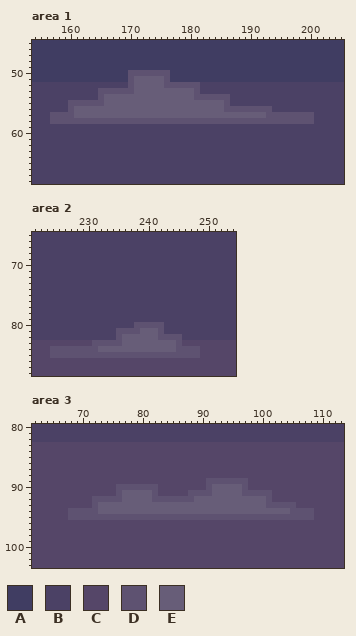
One commit to this pixel-art file: BillusBucket/Assets/Sources/rooftop.aseprite. The picture above is the old version.
320x180 pixels, 1 frame. Colours within 5 levels of each other are drawn and written as one. Shown: area 1: x 154..205, y 45..68; area 2: x 221..254, y 65..88; area 3: x 62..113, y 80..103. The commit also changed other parts of the picture, which this record leaves out.
Palette (. is transparent): A #403d62  B #4b4165  C #554668  D #5e5271  E #675d78
After:
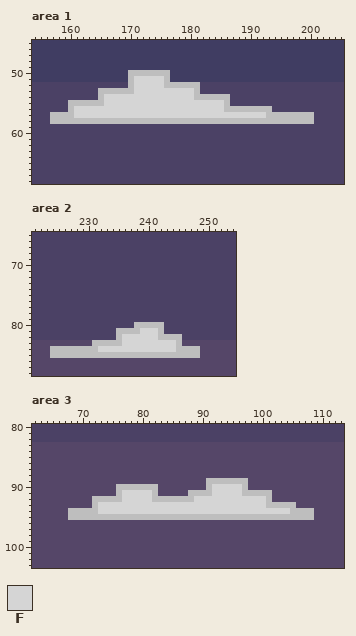
Colours new in this view: F #d5d5d5
From old to new:
{"colour":"D","old":"#5e5271","new":"#bebebe"}
{"where": "area 1, layer \"Sky\""}
{"y":51,"x":171,"old":"EEEEE","new":"FFFFF"}
{"y":52,"x":171,"old":"EEEEE","new":"FFFFF"}
{"y":53,"x":171,"old":"EEEEEEEEEE","new":"FFFFFFFFFF"}
{"y":54,"x":166,"old":"EEEEEEEEEEEEEEE","new":"FFFFFFFFFFFFFFF"}
{"y":55,"x":166,"old":"EEEEEEEEEEEEEEEEEEEE","new":"FFFFFFFFFFFFFFFFFFFF"}
{"y":56,"x":161,"old":"EEEEEEEEEEEEEEEEEEEEEEEEE","new":"FFFFFFFFFFFFFFFFFFFFFFFFF"}
{"y":57,"x":161,"old":"EEEEEEEEEEEEEEEEEEEEEEEEEEEEEEEE","new":"FFFFFFFFFFFFFFFFFFFFFFFFFFFFFFFF"}
{"where": "area 2, layer \"Sky\""}
{"y":81,"x":239,"old":"EEE","new":"FFF"}
{"y":82,"x":236,"old":"EEEEEE","new":"FFFFFF"}
{"y":83,"x":236,"old":"EEEEEEEEE","new":"FFFFFFFFF"}
{"y":84,"x":232,"old":"EEEEEEEEEEEEE","new":"FFFFFFFFFFFFF"}
{"where": "area 3, layer \"Sky\""}
{"y":90,"x":92,"old":"EEEEE","new":"FFFFF"}
{"y":91,"x":77,"old":"EEEEE","new":"FFFFF"}
{"y":91,"x":92,"old":"EEEEE","new":"FFFFF"}
{"y":92,"x":77,"old":"EEEEE","new":"FFFFF"}
{"y":92,"x":89,"old":"EEEEEEEEEEEE","new":"FFFFFFFFFFFF"}
{"y":93,"x":73,"old":"EEEEEEEEEEEEEEEEEEEEEEEEEEEE","new":"FFFFFFFFFFFFFFFFFFFFFFFFFFFF"}
{"y":94,"x":73,"old":"EEEEEEEEEEEEEEEEEEEEEEEEEEEEEEEE","new":"FFFFFFFFFFFFFFFFFFFFFFFFFFFFFFFF"}
